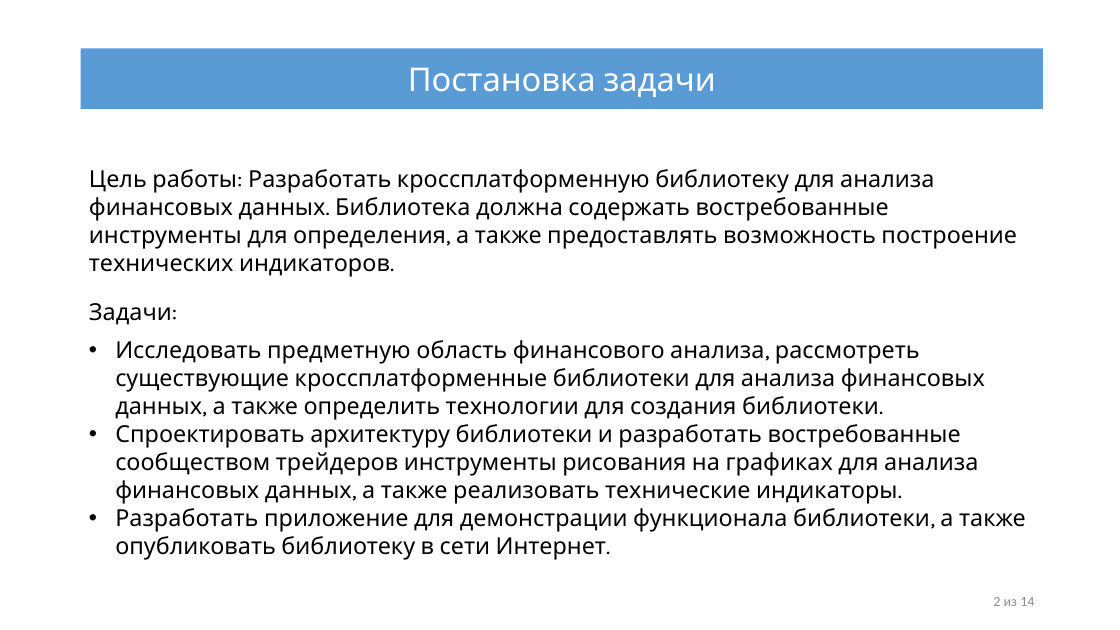
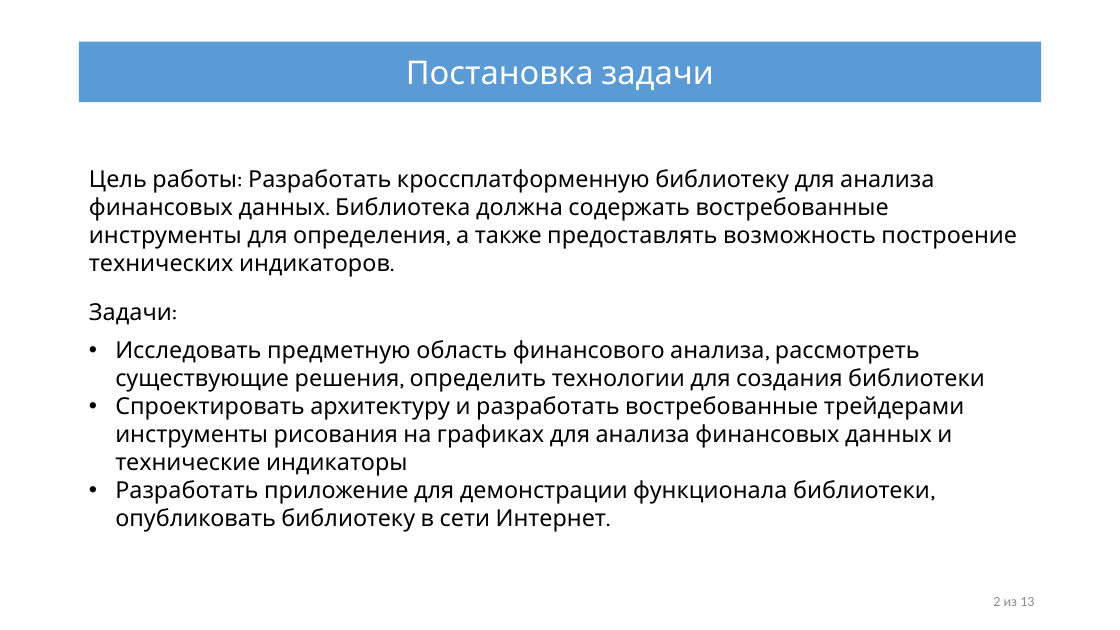
Before and after one commit to IliiaDenisov/masters-thesis, a slide deck: slide 2 of src/Презентация диплома.pptx. Drawn at 1120x630 pixels with LibreOffice and Linux fonts; fonts in the diff are those of the drawing. Boxes give left, top, right and bottom in pixels: in the first picture for what was removed or moved away, otherwise in the second. Text is boxed around its words. In the diff, an @@ line names an element or a change of style, - is before the commit and + after.

```diff
--- a/src/Презентация диплома.pptx
+++ b/src/Презентация диплома.pptx
@@ rectangle "Постановка задачи": place and size @@
-rectangle "Постановка задачи" at box(81, 49, 1044, 109)
+rectangle "Постановка задачи" at box(79, 41, 1042, 102)
@@ text at box(115, 340, 985, 532): text changed @@
-• Исследовать предметную область финансового анализа, рассмотреть существующие кроссплатформенные библиотеки для анализа финансовых данных, а также определить технологии для создания библиотеки.
-• Спроектировать архитектуру библиотеки и разработать востребованные сообществом трейдеров инструменты рисования на графиках для анализа финансовых данных, а также реализовать технические индикаторы.
-• Разработать приложение для демонстрации функционала библиотеки, а также опубликовать библиотеку в сети Интернет.
+• Исследовать предметную область финансового анализа, рассмотреть существующие решения, определить технологии для создания библиотеки
+• Спроектировать архитектуру и разработать востребованные трейдерами инструменты рисования на графиках для анализа финансовых данных и технические индикаторы
+• Разработать приложение для демонстрации функционала библиотеки, опубликовать библиотеку в сети Интернет.
@@ text at box(993, 597, 1034, 606): text changed @@
-2 из 14
+2 из 13
```
Also in this commit, not shown: 11 other slides changed.
